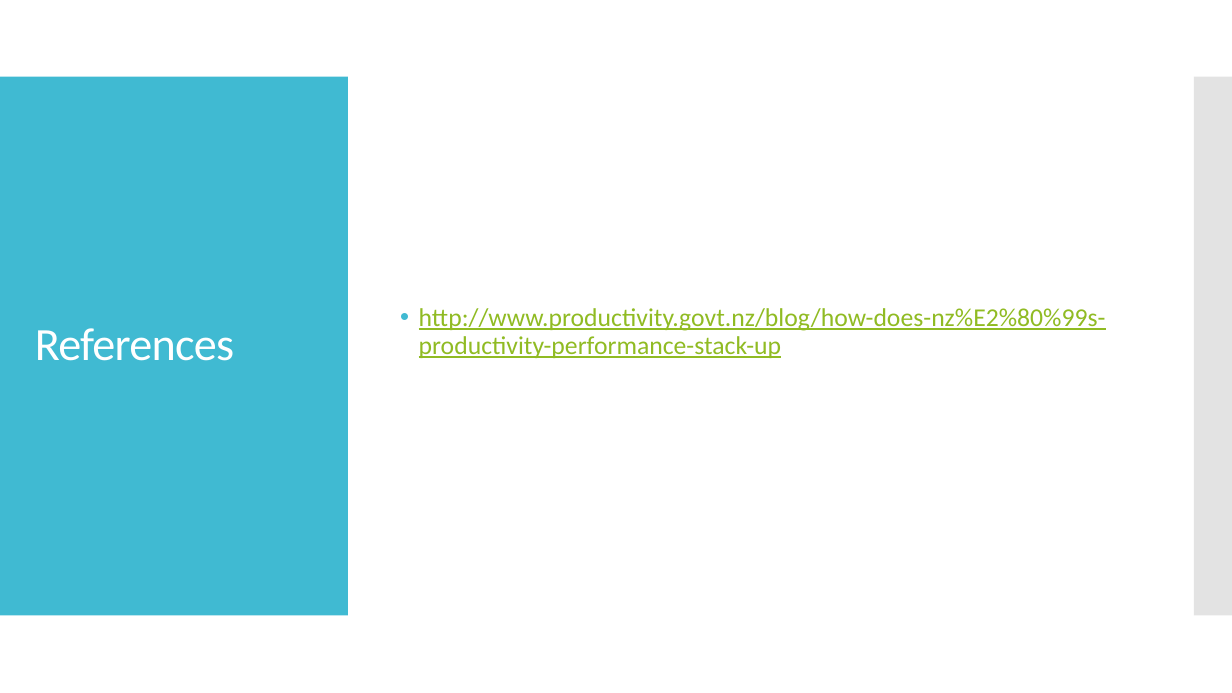
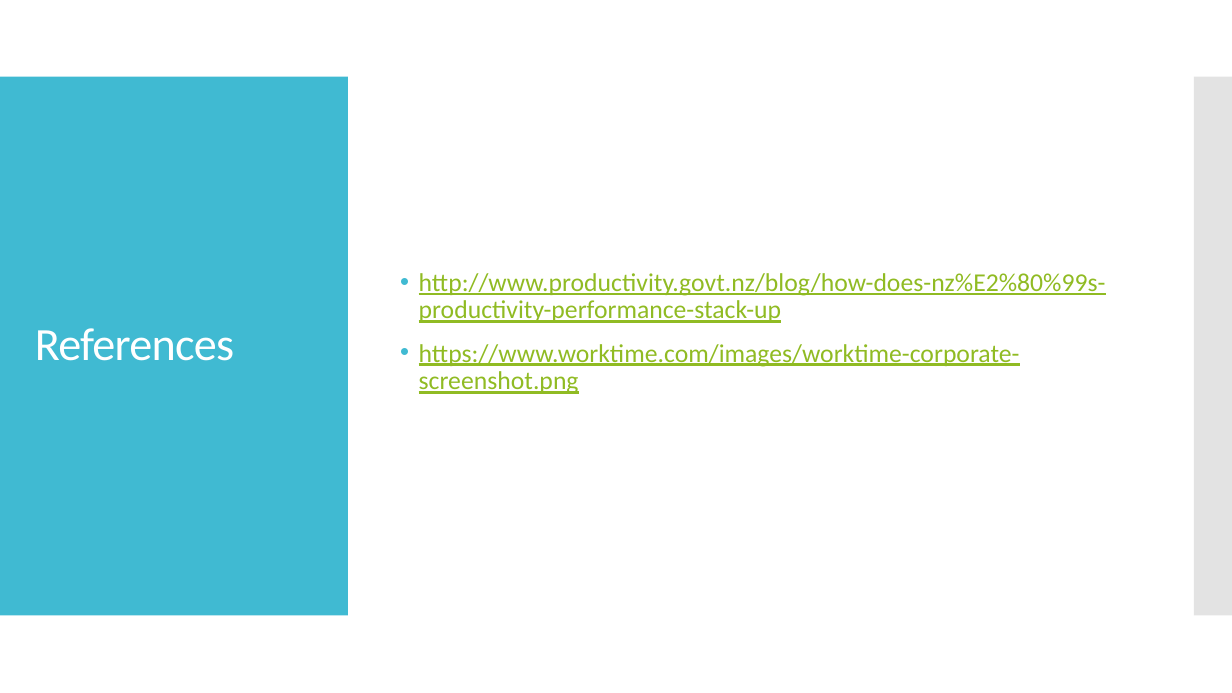
Before and after one commit to SaviMohan/Timekeeper, a slide deck: slide 9 of Planning/Timekeeper.pptx. Drawn at 1232x693 pixels with LibreOffice and Linux fonts; fonts in the diff are those of the drawing. Boxes give left, top, right and bottom in pixels: in the first picture for what was removed or moved away, otherwise in the second. Text is boxed around its words. In the diff, an @@ line names an element or a change of style, - is before the commit and + after.

```diff
--- a/Planning/Timekeeper.pptx
+++ b/Planning/Timekeeper.pptx
@@ text at [419,344,1020,394]: paragraph added @@
+• https://www.worktime.com/images/worktime-corporate-screenshot.png
```
Also in this commit, not shown: 3 other slides changed, 1 slide added, 1 slide removed, 1 other file.
